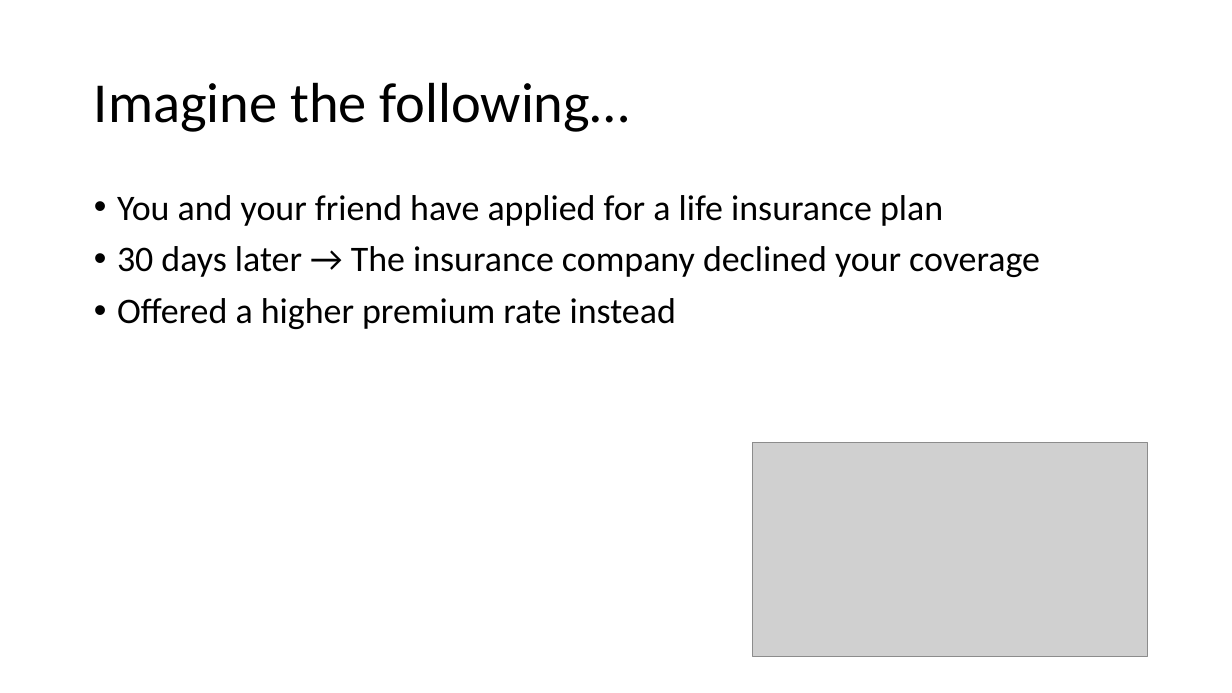
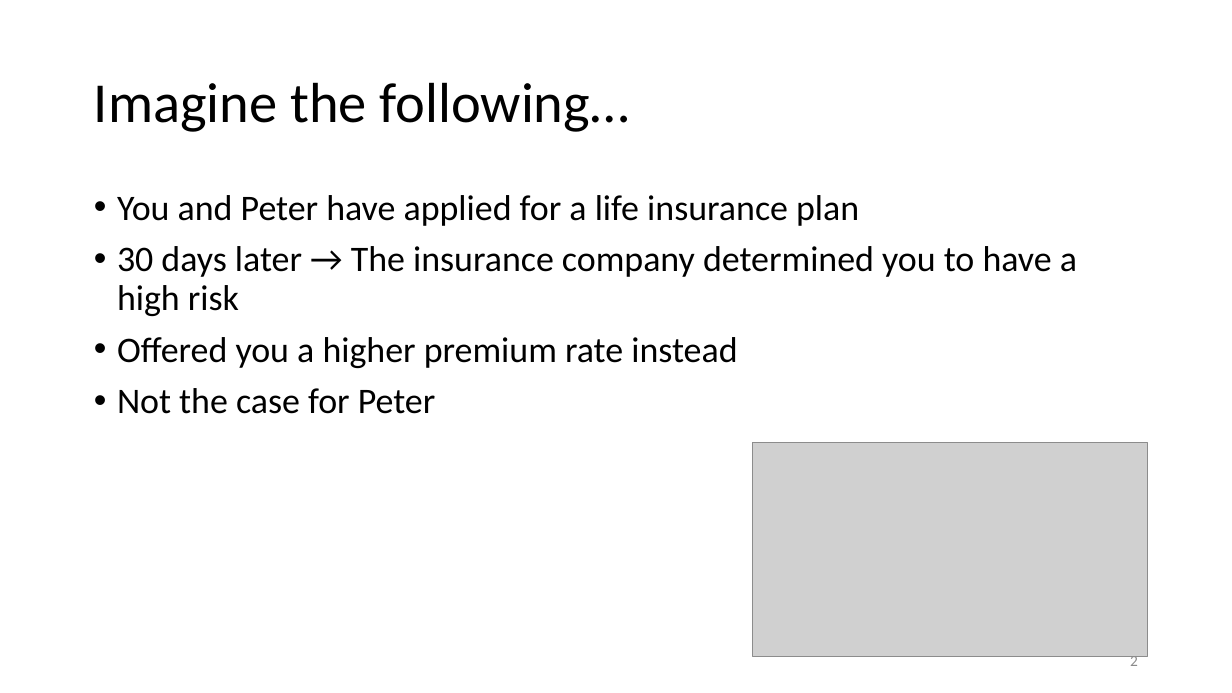
Before and after one commit to m2ng/hangseng-case, a slide deck: slide 2 of slides/hangseng_interview.pptx. Drawn at 1232x693 pixels with LibreOffice and Linux fonts; fonts in the diff are those of the drawing; grey boxes stand for pictures. Boxes give left, top, right and bottom in pixels: in the first picture for what was removed or moved away, otherwise in the second. Text is boxed around its words. In the diff, an @@ line names an element or a change of style, - is before the commit and + after.

```diff
--- a/slides/hangseng_interview.pptx
+++ b/slides/hangseng_interview.pptx
@@ text at <box>117,195,1077,414</box>: text changed @@
-• You and your friend have applied for a life insurance plan
-• 30 days later → The insurance company declined your coverage
-• Offered a higher premium rate instead
+• You and Peter have applied for a life insurance plan
+• 30 days later → The insurance company determined you to have a high risk
+• Offered you a higher premium rate instead
+• Not the case for Peter
@@ page number added at <box>1130,653,1138,666</box>, 12 pt, text #8C8C8C @@
+2
```
Also in this commit, not shown: 22 other slides changed, 22 slides added.
